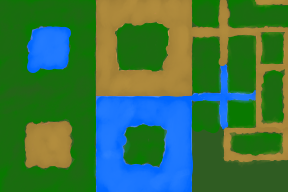
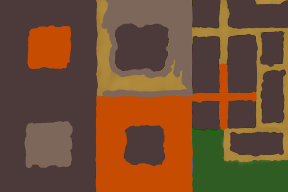
Layers edited between the first and the second 288px x 192px image:
painted on "Paint Layer 1 Merged" over [0, 0, 288, 192]
